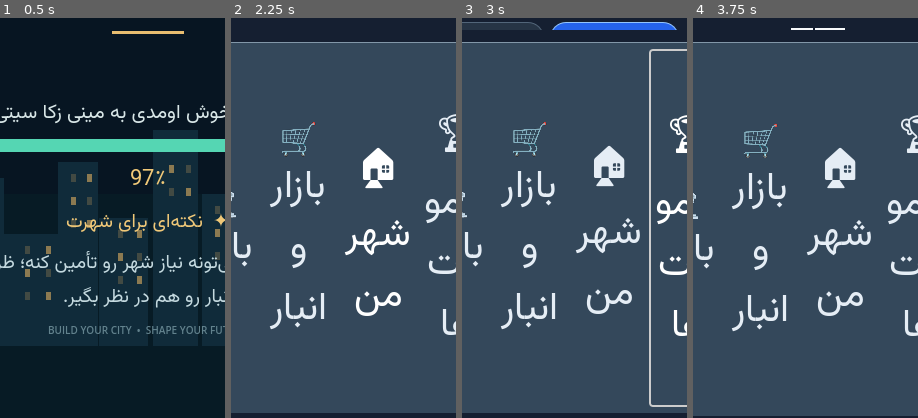
Above: before the commit, frames 1-4 (left to right).
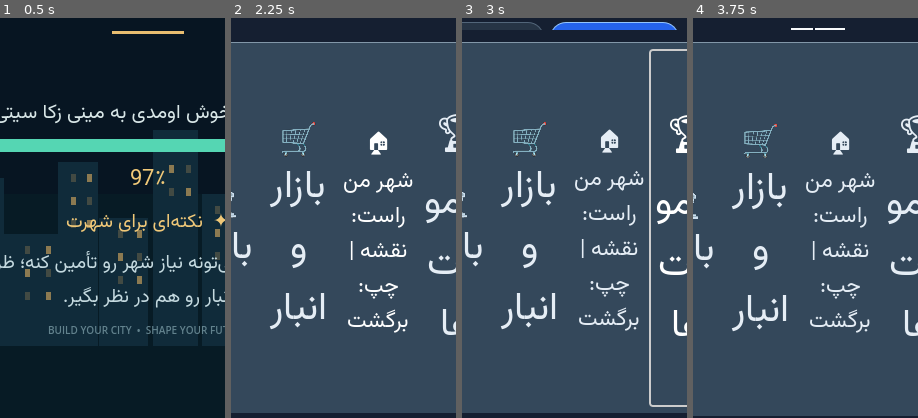
Above: after the commit, the same moments.

Repository: zekainstabot/mini-zeka-city
Game: Godot game, scene res://Main.tscn
Two runs of this game, one before a commit and one after it. Both use one fixed random seed, a clock stepped at 60 frames per second and the inputs below.
Inputs (mouse positions are % of the whole screen's width and height, from its top left):
- Up to frame 1 (0.5 s): no input
- Up to frame 2 (2.25 s): click (50, 54) at 0.52 s; type "12" at 0.6 s; click "رفتن به مأموریت‌ها ←" at 1.25 s; click "🏗️ ساخت و ساز" at 2 s
- Up to frame 3 (3 s): click "🏆 ماموریت‌ها" at 2.75 s
- Up to frame 4 (3.75 s): click "🏅 دستاوردها" at 3.5 s
The pictures show only the part of the screen within x 17-67%, y 50-100%; the shares and areas given below are measured in that part.

Frame 1 is identical in both runs. In frame 2, 3.7% of the frame differs, in the area x 50-81%, y 28-79%; in frame 3, 3.7%; in frame 4, 3.7%.

Commit message:
Show swipe directions on City button and fix map swipe directions

Diff:
--- a/scripts/Main.gd
+++ b/scripts/Main.gd
@@ -183,9 +183,9 @@
 		else:
 			if touch_scroll_active and touch_scroll_dragging and touch_scroll_axis == "horizontal":
 				var swipe_delta = event.position.x - touch_scroll_start.x
-				if swipe_delta < -90.0 and current_page != "map":
+				if swipe_delta > 90.0 and current_page != "map":
 					show_page("map")
-				elif swipe_delta > 90.0 and current_page == "map":
+				elif swipe_delta < -90.0 and current_page == "map":
 					show_page("home")
 			touch_scroll_active = false
 			touch_scroll_dragging = false
@@ -1210,6 +1210,9 @@
 		var button = Button.new()
 		button.name = "BottomNav_" + str(entry.id)
 		button.text = str(entry.icon) + "\n" + str(entry.label)
+		if str(entry.id) == "home":
+			button.text += "\nراست: نقشه | چپ: برگشت"
+			button.tooltip_text = "با کشیدن به راست به نقشه برو؛ با کشیدن به چپ به شهر من برگرد."
 		button.text_direction = Control.TEXT_DIRECTION_RTL if LanguageManager.is_rtl(ui_language) else Control.TEXT_DIRECTION_LTR
 		button.custom_minimum_size = Vector2(0, 168 if compact_layout else 176)
 		button.size_flags_horizontal = Control.SIZE_EXPAND_FILL
@@ -1219,7 +1222,7 @@
 		button.add_theme_color_override("font_color", Color("#e5edf5"))
 		button.add_theme_color_override("font_hover_color", Color("#ffffff"))
 		# Increase bottom dock labels for comfortable reading on phone screens.
-		_apply_font(button, 34 if compact_layout else 36)
+		_apply_font(button, (17 if compact_layout else 18) if str(entry.id) == "home" else (34 if compact_layout else 36))
 		button.flat = true
 		var target_page = str(entry.page)
 		button.pressed.connect(func():
